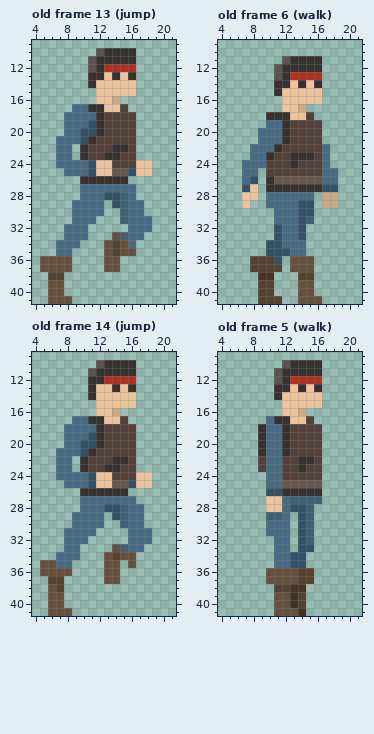
Pixel-art file, stored at assets/sprites/pc/male.aseprite. The picture above is the old version.
26x42 pixels, 28 frames. Shown: old frame 13 (jump): x 4..21, y 9..41; old frame 6 (walk): x 4..21, y 9..41; old frame 14 (jump): x 4..21, y 9..41; old frame 5 (walk): x 4..21, y 9..41. The commit also changed other frames, which this record leaves out.
New version:
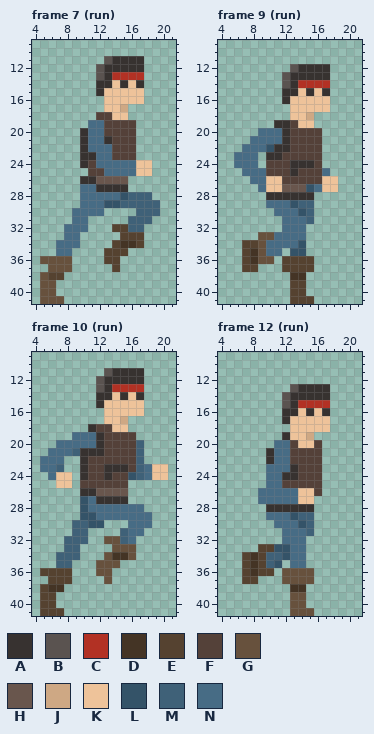
Palette (. is transparent): A #373230  B #5a5350  C #b23124  D #443425  E #554230  F #544139  G #67513d  H #69564d  J #cea884  K #eec39a  L #345368  M #3f6178  N #476c85
A new or re-ordered frame is compared with the old frame closest to it.
Change:
frames 28 -> 34
--- frame 7 (run) is new; against old frame 13 (jump), layers "Head", "Body", "Legs"
@@ x 4..21 @@
  9 ..................
-10 ........BAAAA.....
-11 .......BAAAAA.....
-12 .......BACCCC.....
-13 .......AAKAKA.....
-14 .......AKKKKK.....
-15 ........KKKKK.....
-16 ........KKJ.......
-17 .....NNAAKKF......
-18 ....NNNNAFFFF.....
-19 ....NNNLAFFFF.....
-20 ....NNLLAFFFF.....
-21 ...NNNLAFFFFF.....
-22 ...NN.AFFFAAF.....
-23 ...NN.AFFAAFF.....
-24 ...NNNNLKKFFFKK...
-25 ....NNNLKKHHLKK...
-26 ......AAAAAA......
-27 ......NNNNNNN.....
-28 ......NNNLLMN.....
-29 .....NNNN.LMNN....
-30 .....NNNN..MNN....
-31 .....NNN...MNNN...
-32 ....NNN.....NNN...
-33 ....NNN...GMNN....
-34 ...NNN...GEGN.....
-35 ...NN....GEGG.....
-36 .GGGG....GG.......
-37 .GGGG....GG.......
-38 ..EE..............
-39 ..GG..............
-40 ..GG..............
-41 ..GGG.............
+10 ..................
+11 .........BAAAA....
+12 ........BAAAAA....
+13 ........BACCCC....
+14 ........AAKAKA....
+15 ........AKKKKK....
+16 .........KKKKK....
+17 .........KKJ......
+18 ........FFKK......
+19 .......NNFFFF.....
+20 ......ANNFFFF.....
+21 ......ANNAFFF.....
+22 ......ANNNFFF.....
+23 ......AANNFFF.....
+24 ......AFNNNNNKK...
+25 .......FFNNNNKK...
+26 ......AAHHHH......
+27 ......NNAAAA......
+28 ......NNNNNLMMM...
+29 ......NNNLLMMMMM..
+30 .....NNNN....MMM..
+31 .....NN.....MMM...
+32 ....NNN...EEMM....
+33 ....NN.....EEE....
+34 ...NNN....EDDE....
+35 ...NN....EEE......
+36 .GGGG....EE.......
+37 ..GGG.....E.......
+38 .GEE..............
+39 .GG...............
+40 .GG...............
+41 .GGG..............
--- frame 9 (run) is new; against old frame 6 (walk), layers "Head", "Body", "Legs"
@@ x 4..21 @@
 10 ..................
-11 ........BAAAA.....
-12 .......BAAAAA.....
-13 .......BACCCC.....
-14 .......AAKAKA.....
-15 .......AKKKKK.....
-16 ........KKKKK.....
-17 ........KKJ.......
-18 ......AAAKKF......
-19 ......NNAFFFF.....
+11 ..................
+12 .........BAAAA....
+13 ........BAAAAA....
+14 ........BACCCC....
+15 ........AAKAKA....
+16 ........AKKKKK....
+17 .........KKKKK....
+18 .........KKJ......
+19 .......AAFKK......
 20 .....NNNAFFFF.....
-21 .....NNNAFFFF.....
-22 ....NNNAFFFFFN....
-23 ....NNAFFAAAFN....
-24 ...NNNFFFAFFFN....
-25 ...NN.FFFFFFFNN...
-26 ...NL.AHHHHHHNN...
-27 ...LK.AAAAAAALL...
-28 ...KK.NNNNNN.JJ...
-29 ...K..NNNNLL.JJ...
-30 .......NNNLL......
-31 .......NNNLM......
-32 .......LNNL.......
-33 .......LNNL.......
-34 ......LLNNN.......
-35 ......LLLNN.......
-36 ....EEEL.GGG......
-37 ....EEEE.GGG......
-38 .....DD...EE......
-39 .....EE...GG......
-40 .....EE...GG......
-41 .....EEE..GGG.....
+21 ....NNNNAFFFF.....
+22 ...NNNLAAFFFF.....
+23 ..NNN.AAFFFFF.....
+24 ..NNN.FFFAAAF.....
+25 ...NNNFFFAFFFN....
+26 ....NNKKFFFFFKK...
+27 .....NKKHHHLNKK...
+28 ......AAAAAA......
+29 ......NNNLMM......
+30 .......NNNLM......
+31 ........NNNM......
+32 ........NNN.......
+33 .....GGNNNN.......
+34 ...EEGNNNNL.......
+35 ...EDGNN.LL.......
+36 ...EDGG.EEEE......
+37 ...EE...EEEE......
+38 .........DD.......
+39 .........EE.......
+40 .........EE.......
+41 .........EEE......
--- frame 10 (run) is new; against old frame 14 (jump), layers "Head", "Body", "Legs"
@@ x 4..21 @@
  9 ..................
-10 ........BAAAA.....
-11 .......BAAAAA.....
-12 .......AACCCC.....
-13 .......AKKAKA.....
-14 .......AKKKKK.....
-15 ........KKKKK.....
-16 ........KKJ.......
-17 .....NNAAKKF......
-18 ....NNNNAFFFF.....
-19 ....NNNLAFFFF.....
-20 ....NNLLAFFFF.....
-21 ...NNNLAFFFFF.....
-22 ...NN.AFFFAAF.....
-23 ...NN.AFFAAFF.....
-24 ...NNNNLKKFFFKK...
-25 ....NNNLKKHHLKK...
-26 ......AAAAAA......
-27 ......NNNNNNN.....
-28 ......NNNLLMNN....
-29 .....NNNN.LMNN....
-30 .....NNNN..MNN....
-31 ....NNNN....NNN...
-32 ....NNN.....NNN...
-33 ....NN....GMNN....
-34 ...NNN...GEGG.....
-35 .GGNN....GG.G.....
-36 .GGGG....GG.......
-37 ..EE.....GG.......
-38 ..GE..............
-39 ..GG..............
-40 ..GG..............
-41 ..GGG.............
+10 ..................
+11 .........BAAAA....
+12 ........BAAAAA....
+13 ........BACCCC....
+14 ........AAKAKA....
+15 ........AKKKKK....
+16 .........KKKKK....
+17 .........KKJ......
+18 .......AFFKK......
+19 .....NNNAFFFF.....
+20 ...NNNNNAFFFFM....
+21 ..NNNMAAAFFFFM....
+22 .NNN..AFFFFFFM....
+23 .NNM..AFFAAAFMNKK.
+24 ..NKK.AFFAFFLMNKK.
+25 ...KK.FFFFFF......
+26 ......AAHHHH......
+27 ......LNAAAA......
+28 ......LNNNNNNN....
+29 ......LLNNNNNNN...
+30 .....MMLL...NNN...
+31 .....MM....MNN....
+32 ....MMM..GGMN.....
+33 ....MM....GGG.....
+34 ...MMM...GDDG.....
+35 ...MM...GGG.......
+36 .EEEE...GG........
+37 ..EEE....G........
+38 .EDD..............
+39 .EE...............
+40 .EE...............
+41 .EEE..............
--- frame 12 (run) is new; against old frame 5 (walk), layers "Head", "Body", "Legs"
@@ x 4..21 @@
  9 ..................
-10 ........BAAAA.....
-11 .......BAAAAA.....
-12 .......BACCCC.....
-13 .......AAKAKA.....
-14 .......AKKKKK.....
-15 ........KKKKK.....
-16 ........KKJ.......
-17 ......NAAKKF......
-18 .....ANNAFFFF.....
-19 .....ANNAFFFF.....
-20 .....ANNAFFFF.....
-21 .....ANNAFFFF.....
-22 .....FNNFFAAF.....
-23 .....FNNFFAFF.....
-24 ......NNFFFFF.....
-25 ......NNHHHHH.....
-26 ......LLAAAAA.....
-27 ......KKNMMMM.....
-28 ......KKNLLM......
-29 ......MMN.LM......
-30 ......NNN.LM......
-31 ......NNN.LM......
-32 .......NN.LM......
-33 .......NN.LL......
-34 .......NNLL.......
-35 .......NNLL.......
-36 ......GGGGEE......
-37 ......GGGGEE......
-38 .......EEDD.......
-39 .......GGDE.......
-40 .......GGDE.......
-41 .......GGGD.......
+10 ..................
+11 ..................
+12 ..................
+13 .........BAAAA....
+14 ........BAAAAA....
+15 ........BACCCC....
+16 ........AAKAKA....
+17 ........AKKKKK....
+18 .........KKKKK....
+19 ........AKKJ......
+20 .......NNFKKF.....
+21 ......ANNFFFF.....
+22 ......ANNFFFF.....
+23 ......NNNAFFF.....
+24 ......NNAAFFF.....
+25 ......NNFFFFF.....
+26 .....NNNNNKKF.....
+27 .....NNNNNKK......
+28 ......AAAAAA......
+29 ......NNNLMM......
+30 .......NNNLM......
+31 ........NNNM......
+32 ........NNN.......
+33 .....EELLNN.......
+34 ...EDEMMLNN.......
+35 ...EDEML.NN.......
+36 ...EDEE.GGGG......
+37 ...EE...GGGG......
+38 .........DD.......
+39 .........GG.......
+40 .........GG.......
+41 .........GGG......
